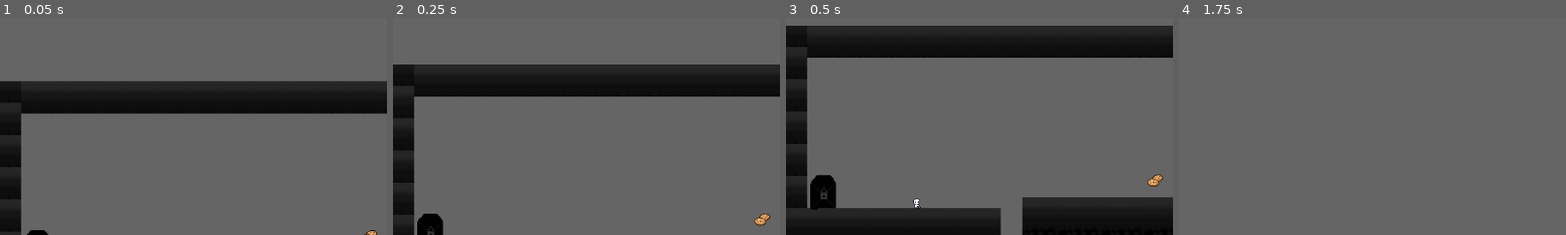
Above: before the commit, frames 1-4 (left to right).
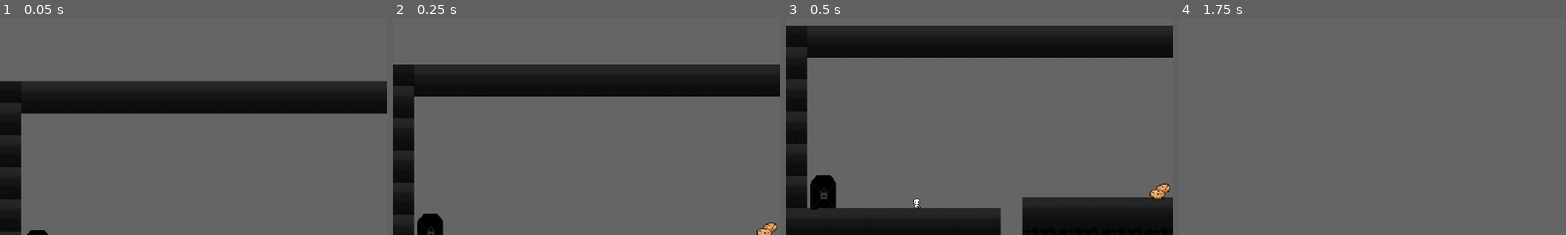
Above: after the commit, the same moments.

Repository: paperparrot5010/Game_jam_githuab
Game: Godot game, scene res://World/level_1.tscn
Same seed, same stepped clock (60 frames per second), same inputs: the game is played once before the commit and once after it.
Inputs:
- Up to frame 1 (0.05 s): no input
- Up to frame 2 (0.25 s): no input
- Up to frame 3 (0.5 s): no input
- Up to frame 4 (1.75 s): hold Left (l) 0.53-1.28 s; tap Right (r) at 0.8, 1.35 s; tap Up (u) at 1.55 s
The pictures show only the part of the screen within x 50-100%, y 50-100%; the shares and areas given below are measured in that part.

The runs differ from the first frame. In frame 1, less than 0.1% of the frame differs, in the area x 93-98%, y 97-100%; in frame 2, 0.4%; in frame 3, 0.4%, in the area x 93-100%, y 71-84%; in frame 4, nothing differs.

Commit message:
restart every thing

Diff:
--- a/World/cookies.gd
+++ b/World/cookies.gd
@@ -1,11 +1,9 @@
 extends Area2D
 
 
-signal collected(cookie_node)
+
 
 
 
 func _on_body_entered(body: Node2D) -> void:
-	if body.is_in_group("PLAYER"):
-		emit_signal("collected",self)
-		queue_free()
+	pass
--- a/World/cookies.tscn
+++ b/World/cookies.tscn
@@ -1,27 +1,22 @@
-[gd_scene load_steps=5 format=3 uid="uid://bvd6xqwdgvhhv"]
+[gd_scene load_steps=4 format=3 uid="uid://bvd6xqwdgvhhv"]
 
 [ext_resource type="Script" uid="uid://d5yvrxodghj1" path="res://World/cookies.gd" id="1_qxovs"]
 [ext_resource type="Texture2D" uid="uid://3wvemm67pkhe" path="res://assits/28_cookies.png" id="1_w1ueg"]
 
 [sub_resource type="CircleShape2D" id="CircleShape2D_qxovs"]
-radius = 7.07107
-
-[sub_resource type="CircleShape2D" id="CircleShape2D_4hi7n"]
-radius = 6.08276
+radius = 10.0499
 
 [node name="Cookies" type="Area2D" groups=["Cookies"]]
 collision_layer = 0
 script = ExtResource("1_qxovs")
 
 [node name="Sprite2D" type="Sprite2D" parent="."]
+position = Vector2(5.5, 4.5)
+scale = Vector2(1.34375, 1.28125)
 texture = ExtResource("1_w1ueg")
 
 [node name="CollisionShape2D" type="CollisionShape2D" parent="."]
-position = Vector2(-3, 3)
+position = Vector2(1, 6)
 shape = SubResource("CircleShape2D_qxovs")
 
-[node name="CollisionShape2D2" type="CollisionShape2D" parent="."]
-position = Vector2(4, -3)
-shape = SubResource("CircleShape2D_4hi7n")
-
 [connection signal="body_entered" from="." to="." method="_on_body_entered"]
--- a/World/level_1.tscn
+++ b/World/level_1.tscn
@@ -109,4 +109,4 @@
 position = Vector2(195, 349)
 
 [node name="Cookies" parent="." instance=ExtResource("6_n5ydv")]
-position = Vector2(550, 327)
+position = Vector2(552, 339)
--- a/character_body_2d.gd
+++ b/character_body_2d.gd
@@ -3,17 +3,8 @@
 var gravity = 13
 var jump = 300
 
-var collected_cookies = []
-@export var cookie_follow_distance = 50 # Distance between cookies in the chain
-@export var cookie_follow_lag = 0.1 # How much the cookies lag behind the player
-
-func _ready():
-	# Connect to all existing cookies in the scene
-	for cookie in get_tree().get_nodes_in_group("Cookies"):
-		cookie.connect("collected", _on_cookie_collected)
 
 func _physics_process(_delta: float) -> void:
-	# ... (existing player movement and animation code) ...
 	#Move right:
 	if Input.is_action_pressed("r"):
 		$AnimatedSprite2D.flip_h = false
@@ -36,32 +27,15 @@
 			$AnimatedSprite2D.play("RUN")
 		if velocity.x == 0:
 			$AnimatedSprite2D.play("IDLE")
-	# Apply gravity:
+
+
+	#Applying gravity:
 	if not is_on_floor():
 		velocity.y += gravity
-	# Jump:
+	#Jump:
 	if is_on_floor() and Input.is_action_just_pressed("u") :
 		velocity.y = -jump
 
+
+
 	move_and_slide()
-
-	# Update collected cookie positions
-	for i in range(collected_cookies.size()):
-		var target_position
-		if i == 0:
-			# First cookie follows the player directly
-			target_position = global_position - (velocity.normalized() * cookie_follow_distance)
-		else:
-			# Subsequent cookies follow the previous cookie in the chain
-			target_position = collected_cookies[i-1].global_position - (velocity.normalized() * cookie_follow_distance)
-
-		# Smoothly interpolate the cookie's position towards the target
-		collected_cookies[i].global_position = collected_cookies[i].global_position.lerp(target_position, cookie_follow_lag)
-
-func _on_cookie_collected(cookie_node: Node2D) -> void:
-	# Add the collected cookie to the array
-	collected_cookies.append(cookie_node)
-	# Make the cookie a child of the player (optional, but good for organization)
-	# cookie_node.reparent(self)
-	# You might want to hide the original cookie sprite and use a new one for the following effect
-	# For simplicity, we'll just manage its global_position
